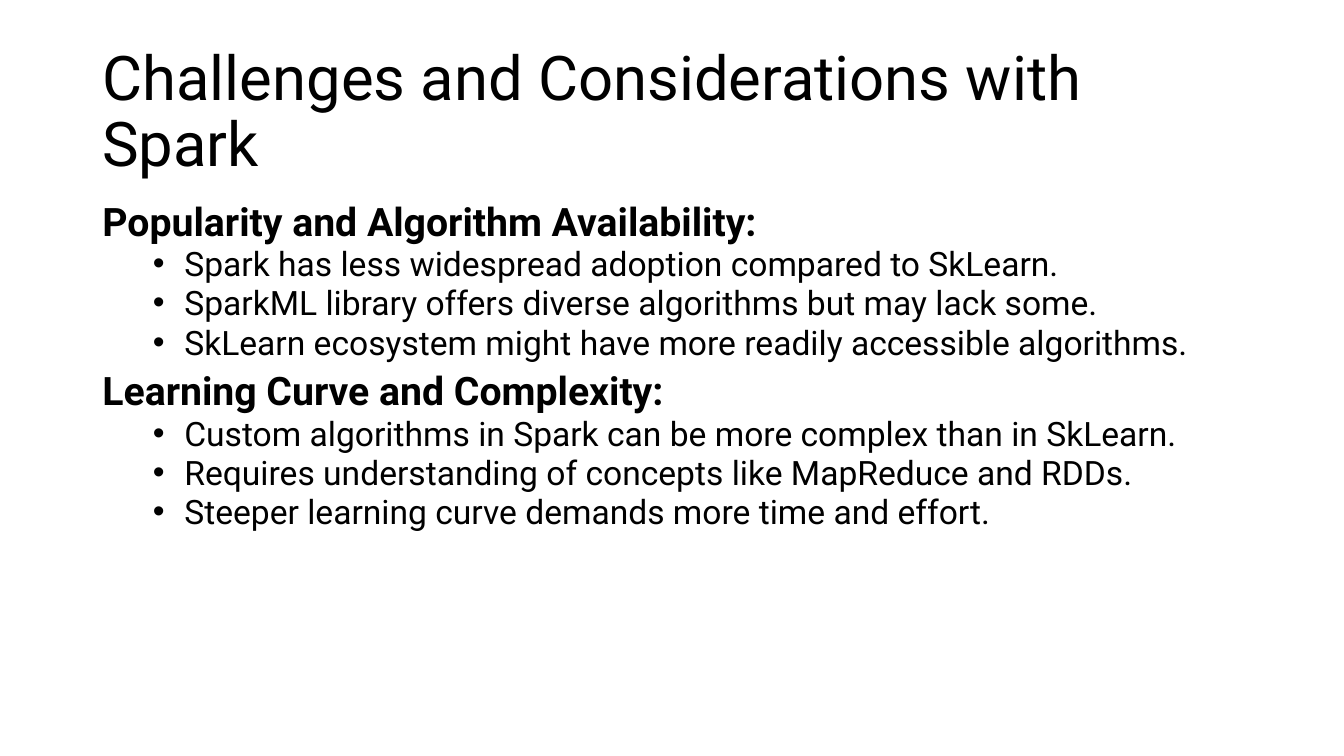
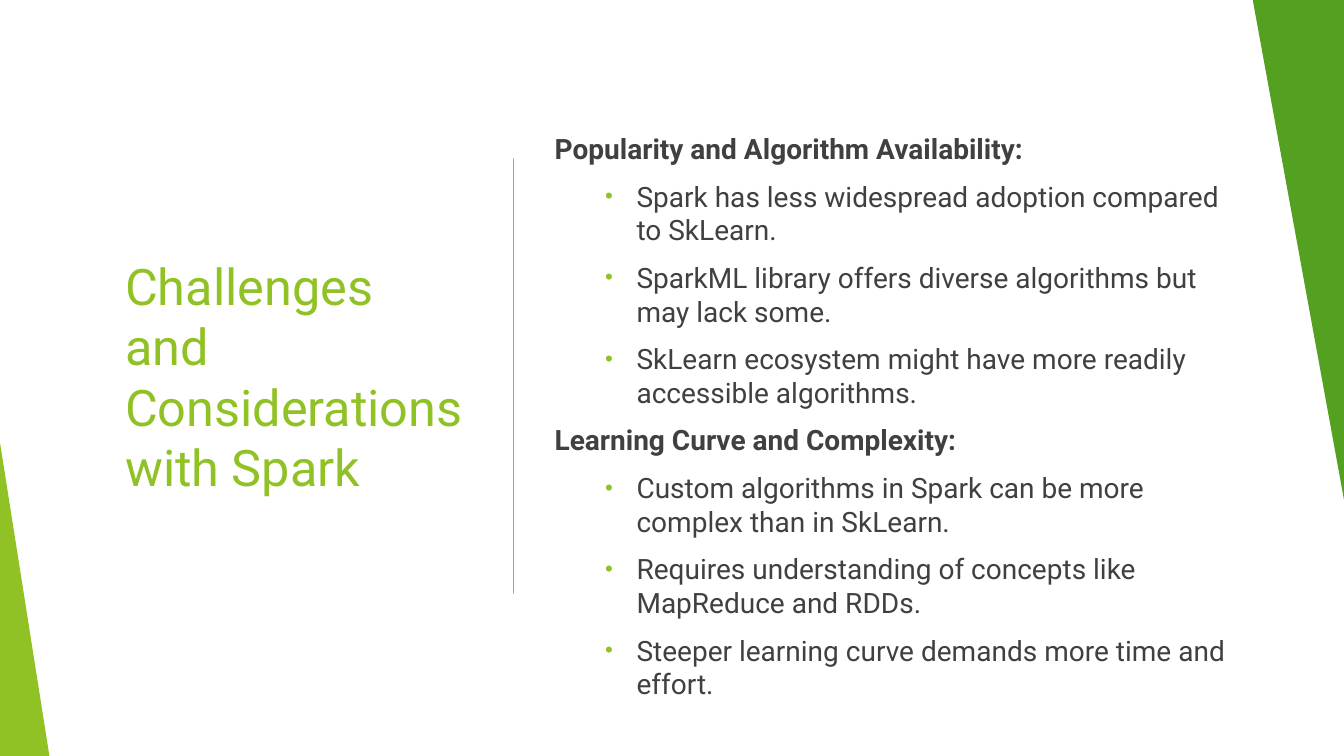
Before and after one commit to nhatthuan97/Qualifying_Final, a slide deck: slide 39 of Presentation.pptx. Drawn at 1344x756 pixels with LibreOffice and Linux fonts; fonts in the diff are those of the drawing. Boxes give left, top, right and bottom in pixels: in the first picture for what was removed or moved away, otherwise in the second. Text is boxed around its words. In the diff, an @@ line names an element or a change of style, - is before the commit and + after.

```diff
--- a/Presentation.pptx
+++ b/Presentation.pptx
@@ rectangle added at bbox=[0, 0, 1344, 756], fill #FFFFFF @@
@@ triangle added at bbox=[1253, 0, 1344, 509], fill #54A021 @@
@@ title "Challenges and Considerations with Spark": place and size @@
-title "Challenges and Considerations with Spark" at bbox=[102, 53, 1081, 179]
+title "Challenges and Considerations with Spark" at bbox=[125, 267, 462, 497]
@@ title "Challenges and Considerations with Spark" at bbox=[125, 267, 462, 497]: size 44 to 36 pt, text colour #000000 to #90C226; line spacing 0.9 to 1 @@
@@ text "Popularity and Algorithm Availability:": place and size @@
-text "Popularity and Algorithm Availability:" at bbox=[102, 206, 1187, 531]
+text "Popularity and Algorithm Availability:" at bbox=[555, 138, 1225, 695]
@@ text "Popularity and Algorithm Availability:" at bbox=[555, 138, 1225, 695]: size 28 to 20 pt in "Popularity and Algorithm Availability:", "Learning Curve and Complexity:"; text colour #000000 to #404040; size 24 to 20 pt in "Spark has less widespread adoption compared to ...", "SparkML library offers diverse algorithms but may ...", "SkLearn ecosystem might have more readily accessible ...", "Custom algorithms in Spark can be more ..." and 2 more places; line spacing 0.8 to 1; more space between paragraphs; vertical alignment top to middle @@
@@ line added from (513, 159) to (513, 593), #90C226 1 pt @@
@@ group added at bbox=[0, 0, 1344, 756]: 5 freeform shapes, 3 triangles, 2 lines @@
@@ triangle added at bbox=[0, 443, 49, 756], fill #90C226 @@
```
Also in this commit, not shown: 42 other slides changed, 1 slide added.
